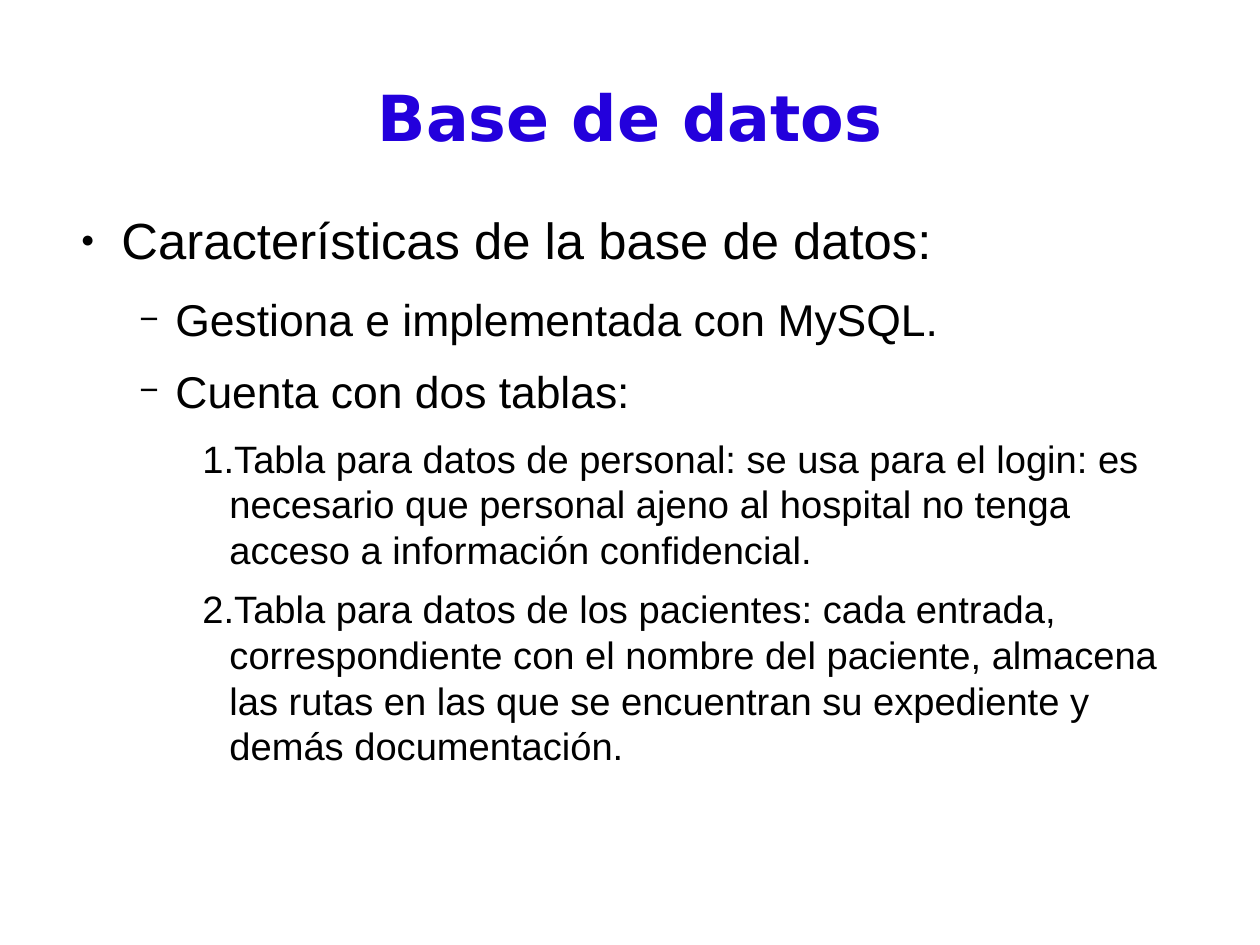
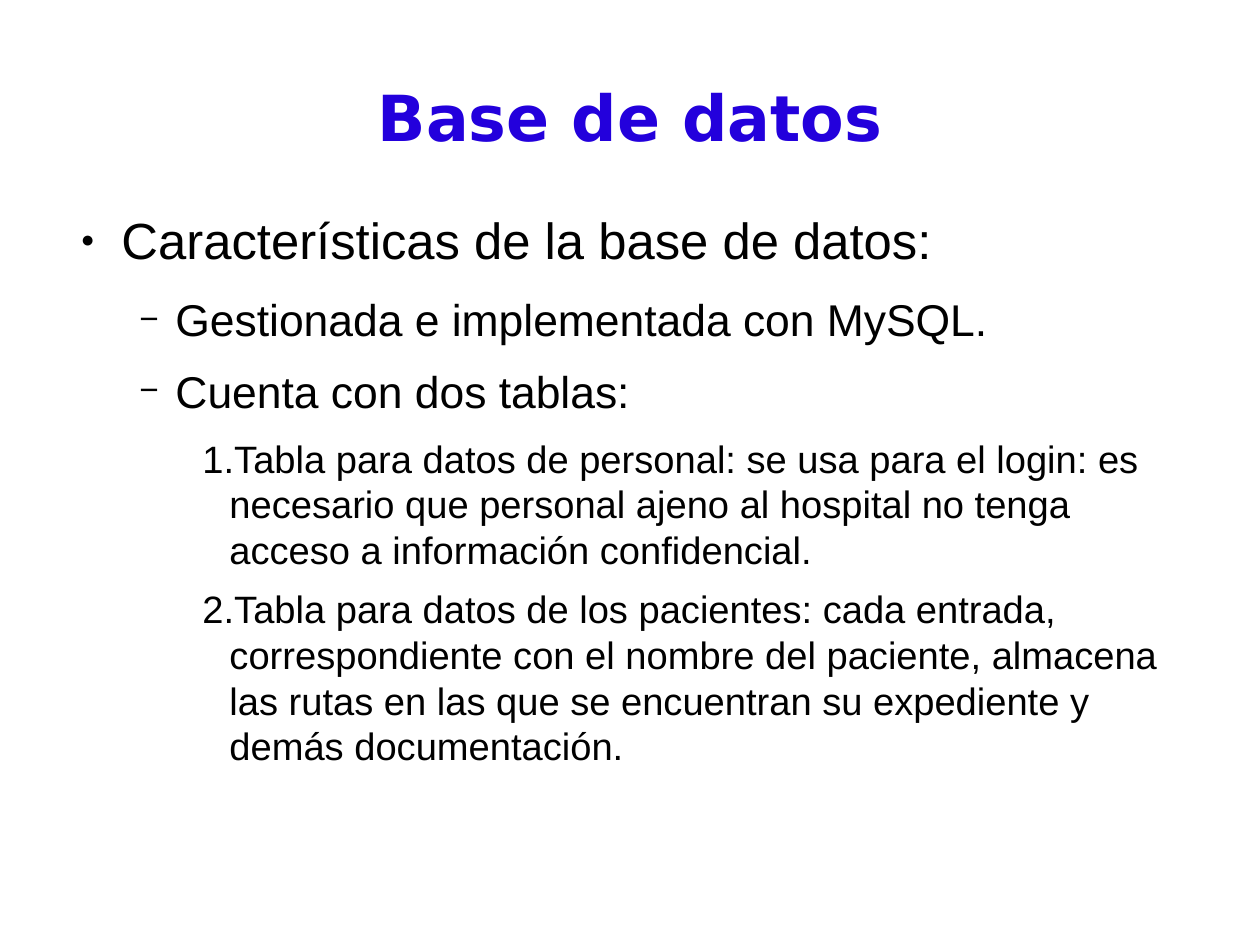
Before and after one commit to BackupTheBerlios/pdassii, a slide deck: slide 12 of Documentos/presentación.odp. Drawn at 1260x945 pixels with LibreOffice and Linux fonts; fonts in the diff are those of the drawing. Boxes give left, top, right and bottom in pixels: in the first picture for what was removed or moved away, otherwise in the second. Text is boxed around its words. In the diff, an @@ line names an element or a change of style, - is before the commit and + after.

```diff
--- a/Documentos/presentación.odp
+++ b/Documentos/presentación.odp
@@ text at [175,303,987,346]: text changed @@
-  − Gestiona e implementada con MySQL.
+  − Gestionada e implementada con MySQL.
```
Also in this commit, not shown: 4 other slides changed, 7 slides added, 1 slide removed.
